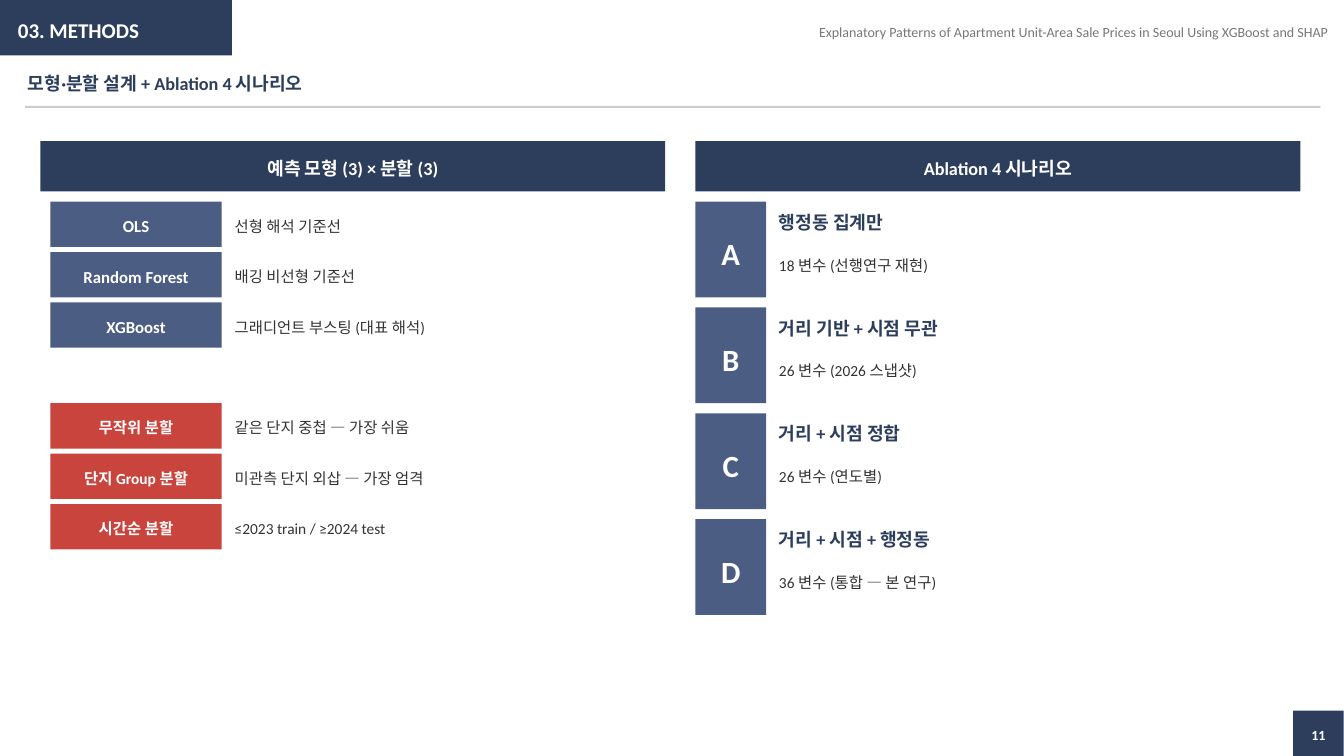
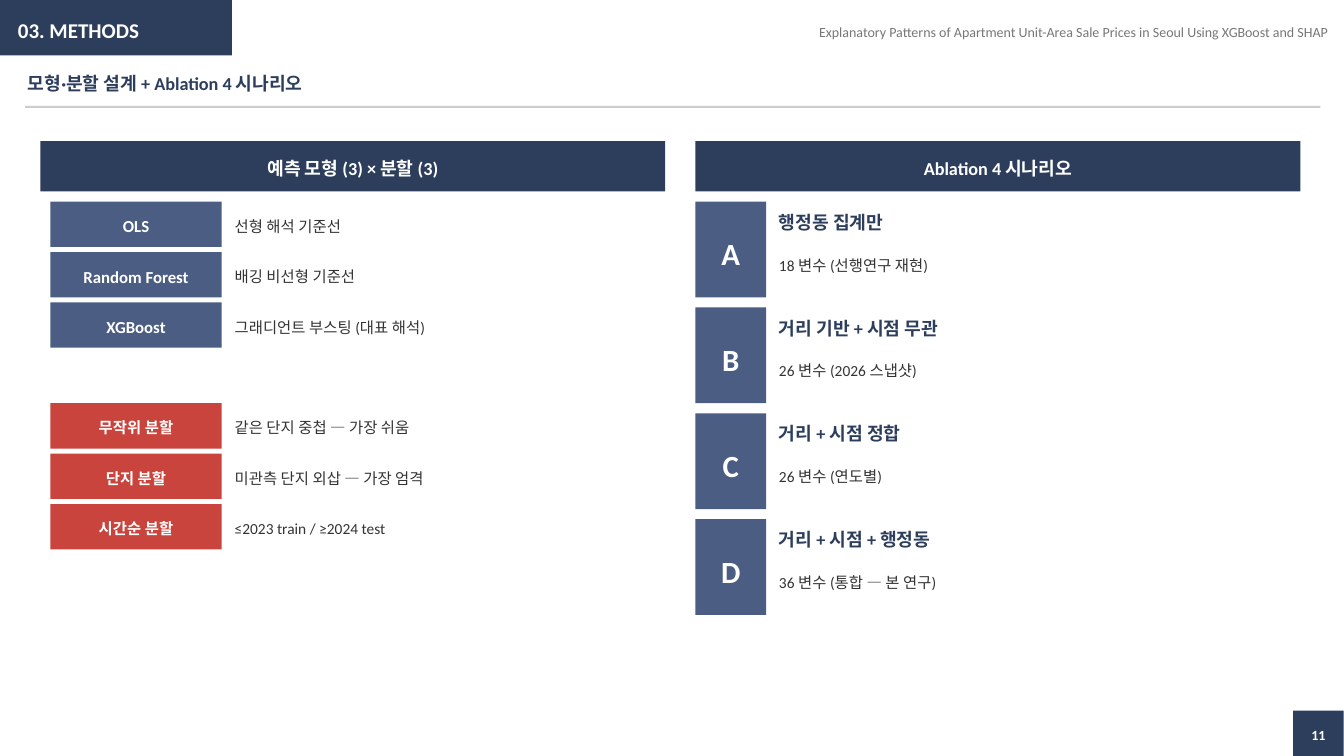
Before and after one commit to seokmogu/thesis-seoul-apt-xai, a slide deck: slide 11 of paper/중간발표_박현근.pptx. Drawn at 1344x756 pixels with LibreOffice and Linux fonts; fonts in the diff are those of the drawing. Boxes give left, top, right and bottom in pixels: in the first picture for what was removed or moved away, otherwise in the second. Text is boxed around its words. In the diff, an @@ line names an element or a change of style, - is before the commit and + after.

```diff
--- a/paper/중간발표_박현근.pptx
+++ b/paper/중간발표_박현근.pptx
@@ text at <box>106,471,166,486</box>: text changed @@
-단지 Group 분할
+단지 분할
```
Also in this commit, not shown: 2 other slides changed, 1 other file.
